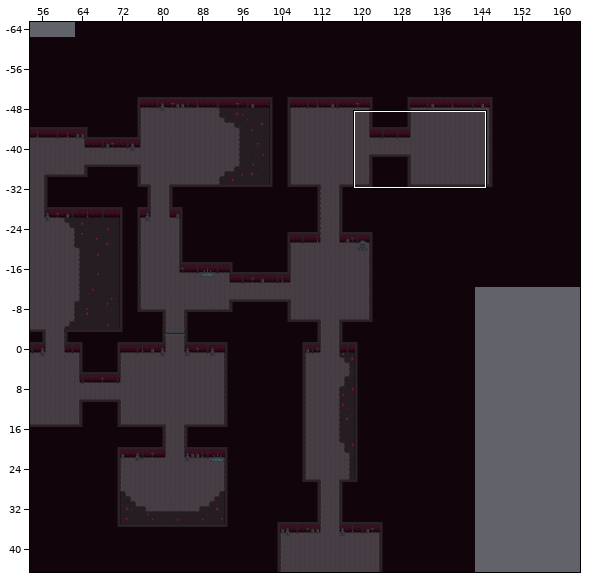
A Tiled map (JSON) gets an edit: assets/Tilemaps/Level2.tmj. Above: a wide view before the commit, with the close-up outlined.
Close-up. First the earlier version:
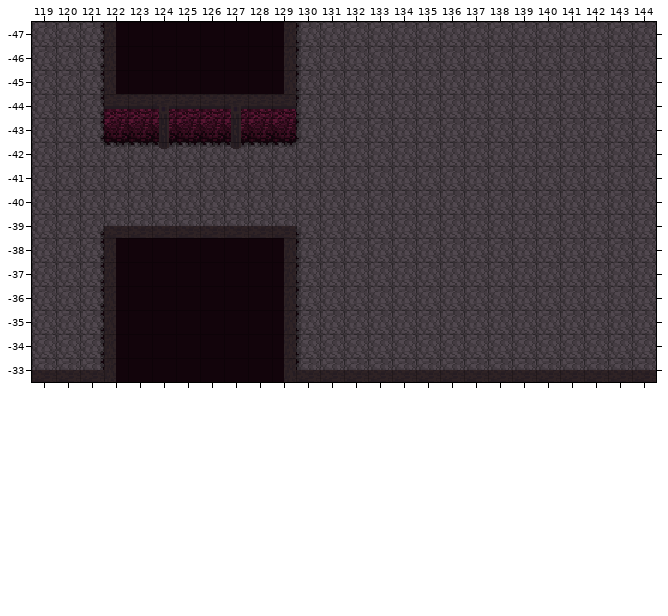
Cells are 16x16 px. Shown: x 119..144, y -47..-33. The commit also changed other parts of the map, which this record leaves out.
And afterwards:
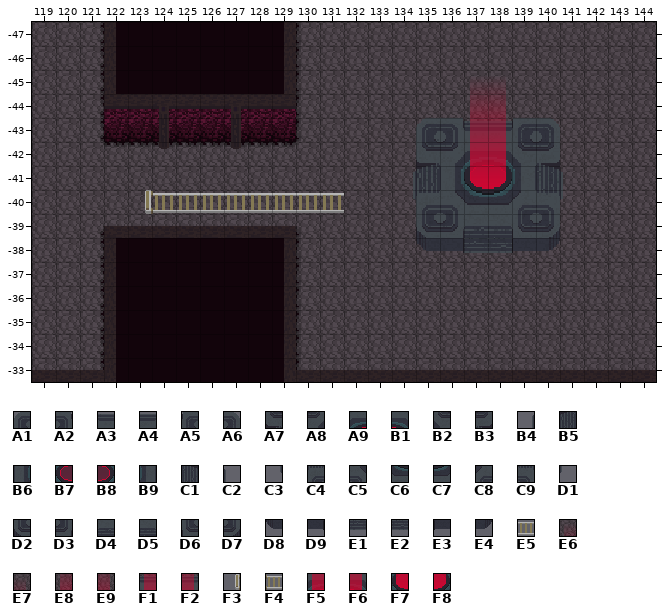
Key: from "props": A1 41, A2 42, A3 43, A4 44, A5 45, A6 46, A7 57, A8 58, A9 59, B1 60, B2 61, B3 62, B4 72, B5 73, B6 74, B7 75, B8 76, B9 77, C1 78, C2 79, C3 88, C4 89, C5 90, C6 91, C7 92, C8 93, C9 94, D1 95, D2 105, D3 106, D4 107, D5 108, D6 109, D7 110, D8 121, D9 122, E1 123, E2 124, E3 125, E4 126, E5 242, E6 254, E7 255, E8 270, E9 271, F1 286, F2 287, F3 291, F4 292, F5 302, F6 303, F7 318, F8 319.
__ is an empty cell.
See-through tiles are keyed as they look on the map.
Changes in this commit:
Layer "props":
y -43: x 135..140 __ __ __ __ __ __ -> A1 A2 A3 A4 A5 A6
y -42: x 135..140 __ __ __ __ __ __ -> A7 A8 A9 B1 B2 B3
y -41: x 134..141 __ __ __ __ __ __ __ __ -> B4 B5 B6 B7 B8 B9 C1 C2
y -40: x 123..131 __ __ __ __ __ __ __ __ __ -> F3 F4 E5 E5 E5 E5 E5 E5 E5; x 134..141 __ __ __ __ __ __ __ __ -> C3 C4 C5 C6 C7 C8 C9 D1
y -39: x 135..140 __ __ __ __ __ __ -> D2 D3 D4 D5 D6 D7
y -38: x 135..140 __ __ __ __ __ __ -> D8 D9 E1 E2 E3 E4
Layer "plank":
y -45: x 137..138 __ __ -> E6 E7
y -44: x 137..138 __ __ -> E8 E9
y -43: x 137..138 __ __ -> F1 F2
y -42: x 137..138 __ __ -> F5 F6
y -41: x 137..138 __ __ -> F7 F8
Pixel boxes of the changes (left, top, right, bottom) in both close-ups:
added: (413, 80, 563, 253)
added: (145, 190, 344, 214)
